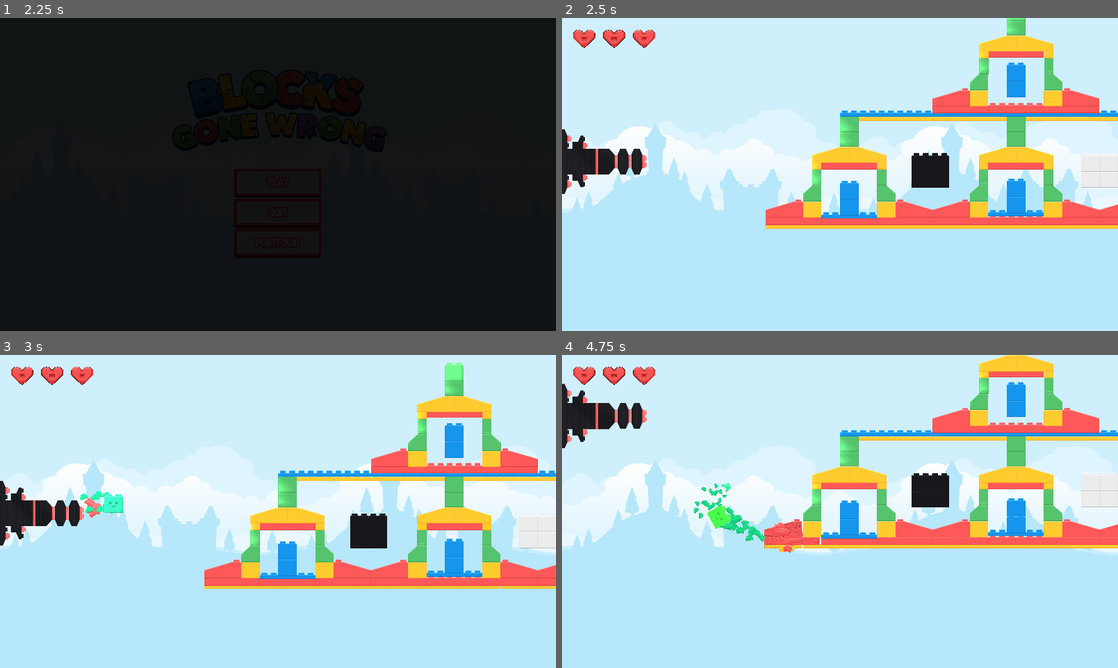
Above: before the commit, frames 1-4 (two rows, left to right).
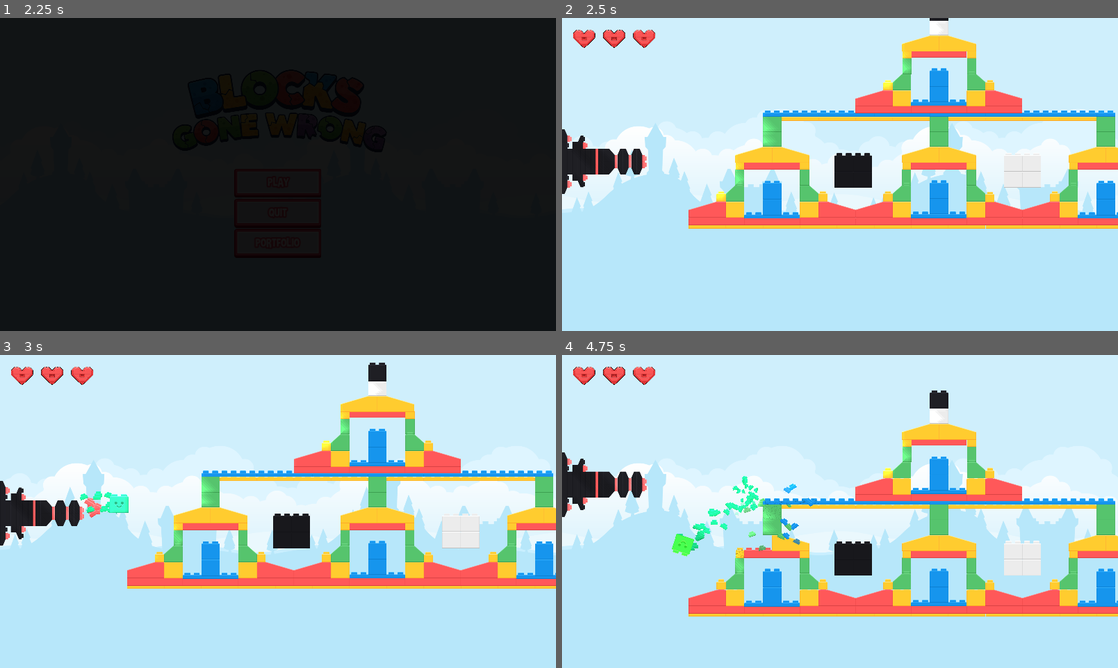
Above: after the commit, the same moments.

Repository: mlotr/Blocks_Gone_Wrong
Game: Godot game, scene res://scenes/title_screen.tscn
Two runs of this game, one before a commit and one after it. Both use one fixed random seed, a clock stepped at 60 frames per second and the inputs below. The project has no main scene, so this scene is started directly. Sound files missing from this copy of the repository are replaced by a short silence.
Inputs (mouse positions are in pixels of both pictures, inside the frame that each line leads up to):
- Up to frame 1 (2.25 s): click "PLAY" at 0.5 s; click "PLAY" at 1.25 s; move the mouse to (400, 158) at 2.02 s; press the mouse at (400, 158) at 2.03 s; hold Up (ui_up) from 2.03 s (still down)
- Up to frame 2 (2.5 s): keep holding Up (ui_up)
- Up to frame 3 (3 s): move the mouse to (166, 527) at 2.77 s; release Up (ui_up) at 2.78 s; release the mouse at (166, 527) at 2.78 s; hold Down (ui_down) from 2.78 s (still down); click (166, 527) at 2.85 s
- Up to frame 4 (4.75 s): move the mouse to (895, 442) at 3.52 s; release Down (ui_down) at 3.53 s; press the mouse at (895, 442) at 3.53 s; hold Up (ui_up) from 3.53 s (still down); move the mouse to (812, 574) at 4.27 s; release the mouse at (812, 574) at 4.28 s; click (812, 574) at 4.35 s

Frame 1 is identical in both runs. In frame 2, 19% of the frame differs, in the area x 22-100%, y 0-68%; in frame 3, 20%; in frame 4, 31%, in the area x 0-100%, y 0-84%.

Commit message:
Completed level 1

Diff:
--- a/scenes/bullet.tscn
+++ b/scenes/bullet.tscn
@@ -41,6 +41,7 @@
 contact_monitor = true
 linear_damp = 0.5
 script = ExtResource("1_husne")
+redirect_speed = 1200.0
 
 [node name="CPUParticles2D" type="CPUParticles2D" parent="."]
 self_modulate = Color(0.25098, 0.909804, 1, 1)
--- a/scenes/cannon.tscn
+++ b/scenes/cannon.tscn
@@ -68,6 +68,7 @@
 scale = Vector2(0.7, 0.7)
 script = ExtResource("1_gacex")
 bullet_scene = ExtResource("2_60g0n")
+bullet_initial_speed = 1000.0
 
 [node name="BaseSprite" type="Sprite2D" parent="."]
 position = Vector2(90.0007, 0.000320435)
--- a/scenes/level_1.tscn
+++ b/scenes/level_1.tscn
@@ -78,7 +78,7 @@
 [node name="GameCamera" type="Camera2D" parent="." groups=["Camera"]]
 position = Vector2(960, 536)
 limit_left = 0
-limit_top = -2500
+limit_top = -1000
 limit_right = 2500
 limit_bottom = 1500
 limit_smoothed = true
@@ -87,6 +87,7 @@
 cannon_path = NodePath("../Cannon")
 
 [node name="BlocksContainer" type="Node2D" parent="."]
+position = Vector2(-266, 0)
 
 [node name="Block12" parent="BlocksContainer" instance=ExtResource("1_n0uur")]
 position = Vector2(879, 536)
@@ -877,6 +878,132 @@
 position = Vector2(0, 0)
 occluder = SubResource("OccluderPolygon2D_5ynwi")
 
+[node name="Block122" parent="BlocksContainer" instance=ExtResource("1_n0uur")]
+position = Vector2(815, 606)
+max_hits = 2
+
+[node name="Sprite2D" parent="BlocksContainer/Block122" index="0"]
+position = Vector2(1, 0)
+texture = ExtResource("6_ld374")
+
+[node name="CollisionPolygon2D" parent="BlocksContainer/Block122" index="1"]
+polygon = PackedVector2Array(46, -12, 46, -44, 78, -44, 78, -12)
+
+[node name="LightOccluder2D" parent="BlocksContainer/Block122" index="3"]
+position = Vector2(0, 0)
+occluder = SubResource("OccluderPolygon2D_5ynwi")
+
+[node name="Block123" parent="BlocksContainer" instance=ExtResource("1_n0uur")]
+position = Vector2(1166, 606)
+max_hits = 2
+
+[node name="Sprite2D" parent="BlocksContainer/Block123" index="0"]
+position = Vector2(1, 0)
+texture = ExtResource("6_ld374")
+
+[node name="CollisionPolygon2D" parent="BlocksContainer/Block123" index="1"]
+polygon = PackedVector2Array(46, -12, 46, -44, 78, -44, 78, -12)
+
+[node name="LightOccluder2D" parent="BlocksContainer/Block123" index="3"]
+position = Vector2(0, 0)
+occluder = SubResource("OccluderPolygon2D_5ynwi")
+
+[node name="Block124" parent="BlocksContainer" instance=ExtResource("1_n0uur")]
+z_index = 1
+position = Vector2(1391, 606)
+max_hits = 2
+
+[node name="Sprite2D" parent="BlocksContainer/Block124" index="0"]
+position = Vector2(1, 0)
+texture = ExtResource("6_ld374")
+
+[node name="CollisionPolygon2D" parent="BlocksContainer/Block124" index="1"]
+polygon = PackedVector2Array(46, -12, 46, -44, 78, -44, 78, -12)
+
+[node name="LightOccluder2D" parent="BlocksContainer/Block124" index="3"]
+position = Vector2(0, 0)
+occluder = SubResource("OccluderPolygon2D_5ynwi")
+
+[node name="Block125" parent="BlocksContainer" instance=ExtResource("1_n0uur")]
+z_index = 1
+position = Vector2(1743, 608)
+max_hits = 2
+
+[node name="Sprite2D" parent="BlocksContainer/Block125" index="0"]
+position = Vector2(1, 0)
+texture = ExtResource("6_ld374")
+
+[node name="CollisionPolygon2D" parent="BlocksContainer/Block125" index="1"]
+polygon = PackedVector2Array(46, -12, 46, -44, 78, -44, 78, -12)
+
+[node name="LightOccluder2D" parent="BlocksContainer/Block125" index="3"]
+position = Vector2(0, 0)
+occluder = SubResource("OccluderPolygon2D_5ynwi")
+
+[node name="Block126" parent="BlocksContainer" instance=ExtResource("1_n0uur")]
+z_index = 1
+position = Vector2(1967, 606)
+max_hits = 2
+
+[node name="Sprite2D" parent="BlocksContainer/Block126" index="0"]
+position = Vector2(1, 0)
+texture = ExtResource("6_ld374")
+
+[node name="CollisionPolygon2D" parent="BlocksContainer/Block126" index="1"]
+polygon = PackedVector2Array(46, -12, 46, -44, 78, -44, 78, -12)
+
+[node name="LightOccluder2D" parent="BlocksContainer/Block126" index="3"]
+position = Vector2(0, 0)
+occluder = SubResource("OccluderPolygon2D_5ynwi")
+
+[node name="Block127" parent="BlocksContainer" instance=ExtResource("1_n0uur")]
+z_index = 1
+position = Vector2(2319, 606)
+max_hits = 2
+
+[node name="Sprite2D" parent="BlocksContainer/Block127" index="0"]
+position = Vector2(1, 0)
+texture = ExtResource("6_ld374")
+
+[node name="CollisionPolygon2D" parent="BlocksContainer/Block127" index="1"]
+polygon = PackedVector2Array(46, -12, 46, -44, 78, -44, 78, -12)
+
+[node name="LightOccluder2D" parent="BlocksContainer/Block127" index="3"]
+position = Vector2(0, 0)
+occluder = SubResource("OccluderPolygon2D_5ynwi")
+
+[node name="Block128" parent="BlocksContainer" instance=ExtResource("1_n0uur")]
+z_index = 10
+position = Vector2(1743, 222)
+max_hits = 2
+
+[node name="Sprite2D" parent="BlocksContainer/Block128" index="0"]
+position = Vector2(1, 0)
+texture = ExtResource("6_ld374")
+
+[node name="CollisionPolygon2D" parent="BlocksContainer/Block128" index="1"]
+polygon = PackedVector2Array(46, -12, 46, -44, 78, -44, 78, -12)
+
+[node name="LightOccluder2D" parent="BlocksContainer/Block128" index="3"]
+position = Vector2(0, 0)
+occluder = SubResource("OccluderPolygon2D_5ynwi")
+
+[node name="Block129" parent="BlocksContainer" instance=ExtResource("1_n0uur")]
+z_index = 10
+position = Vector2(1391, 222)
+max_hits = 2
+
+[node name="Sprite2D" parent="BlocksContainer/Block129" index="0"]
+position = Vector2(1, 0)
+texture = ExtResource("6_ld374")
+
+[node name="CollisionPolygon2D" parent="BlocksContainer/Block129" index="1"]
+polygon = PackedVector2Array(46, -12, 46, -44, 78, -44, 78, -12)
+
+[node name="LightOccluder2D" parent="BlocksContainer/Block129" index="3"]
+position = Vector2(0, 0)
+occluder = SubResource("OccluderPolygon2D_5ynwi")
+
 [node name="Block23" parent="BlocksContainer" instance=ExtResource("1_n0uur")]
 z_index = 3
 position = Vector2(1679, 496)
@@ -994,7 +1121,7 @@
 
 [node name="Block31" parent="BlocksContainer" instance=ExtResource("1_n0uur")]
 z_index = 21
-position = Vector2(1568, 632)
+position = Vector2(1568, 636)
 block_color = "Blue"
 max_hits = 2
 
@@ -1030,7 +1157,7 @@
 
 [node name="Block34" parent="BlocksContainer" instance=ExtResource("1_n0uur")]
 z_index = 22
-position = Vector2(1568, 576)
+position = Vector2(1568, 583)
 block_color = "Blue"
 max_hits = 2
 
@@ -1329,7 +1456,7 @@
 
 [node name="Block63" parent="BlocksContainer" instance=ExtResource("1_n0uur")]
 z_index = 19
-position = Vector2(1568, 664)
+position = Vector2(1568, 670)
 block_color = "Blue"
 max_hits = 3
 
@@ -1341,6 +1468,23 @@
 scale = Vector2(2.96875, 0.538462)
 
 [node name="LightOccluder2D" parent="BlocksContainer/Block63" index="3"]
+position = Vector2(0, 8)
+occluder = SubResource("OccluderPolygon2D_6y4qm")
+
+[node name="Block121" parent="BlocksContainer" instance=ExtResource("1_n0uur")]
+z_index = 19
+position = Vector2(1568, 283)
+block_color = "Blue"
+max_hits = 3
+
+[node name="Sprite2D" parent="BlocksContainer/Block121" index="0"]
+texture = ExtResource("9_ajnhx")
+
+[node name="CollisionPolygon2D" parent="BlocksContainer/Block121" index="1"]
+position = Vector2(-184, 16)
+scale = Vector2(2.96875, 0.538462)
+
+[node name="LightOccluder2D" parent="BlocksContainer/Block121" index="3"]
 position = Vector2(0, 8)
 occluder = SubResource("OccluderPolygon2D_6y4qm")
 
@@ -1666,8 +1810,8 @@
 max_hits = 2
 
 [node name="Block91" parent="BlocksContainer" instance=ExtResource("1_n0uur")]
-z_index = 7
-position = Vector2(1568, 232)
+z_index = 23
+position = Vector2(1568, 249)
 block_color = "Blue"
 max_hits = 2
 
@@ -1680,11 +1824,11 @@
 [node name="Block92" parent="BlocksContainer" instance=ExtResource("1_n0uur")]
 z_index = 10
 position = Vector2(1568, 19)
-block_color = "Green"
+block_color = "White"
 max_hits = 2
 
 [node name="Sprite2D" parent="BlocksContainer/Block92" index="0"]
-texture = ExtResource("10_lno88")
+texture = ExtResource("16_62mpd")
 
 [node name="LightOccluder2D" parent="BlocksContainer/Block92" index="3"]
 occluder = SubResource("OccluderPolygon2D_3phj2")
@@ -1692,18 +1836,18 @@
 [node name="Block93" parent="BlocksContainer" instance=ExtResource("1_n0uur")]
 z_index = 11
 position = Vector2(1568, -32)
-block_color = "Green"
+block_color = "Black"
 max_hits = 2
 
 [node name="Sprite2D" parent="BlocksContainer/Block93" index="0"]
-texture = ExtResource("10_lno88")
+texture = ExtResource("11_bjo6p")
 
 [node name="LightOccluder2D" parent="BlocksContainer/Block93" index="3"]
 occluder = SubResource("OccluderPolygon2D_3phj2")
 
 [node name="Block94" parent="BlocksContainer" instance=ExtResource("1_n0uur")]
-z_index = 7
-position = Vector2(1568, 176)
+z_index = 24
+position = Vector2(1568, 196)
 block_color = "Blue"
 max_hits = 2
 
@@ -1871,6 +2015,14 @@
 [editable path="BlocksContainer/Block18"]
 [editable path="BlocksContainer/Block21"]
 [editable path="BlocksContainer/Block22"]
+[editable path="BlocksContainer/Block122"]
+[editable path="BlocksContainer/Block123"]
+[editable path="BlocksContainer/Block124"]
+[editable path="BlocksContainer/Block125"]
+[editable path="BlocksContainer/Block126"]
+[editable path="BlocksContainer/Block127"]
+[editable path="BlocksContainer/Block128"]
+[editable path="BlocksContainer/Block129"]
 [editable path="BlocksContainer/Block23"]
 [editable path="BlocksContainer/Block24"]
 [editable path="BlocksContainer/Block25"]
@@ -1901,6 +2053,7 @@
 [editable path="BlocksContainer/Block61"]
 [editable path="BlocksContainer/Block62"]
 [editable path="BlocksContainer/Block63"]
+[editable path="BlocksContainer/Block121"]
 [editable path="BlocksContainer/Block67"]
 [editable path="BlocksContainer/Block68"]
 [editable path="BlocksContainer/Block69"]
